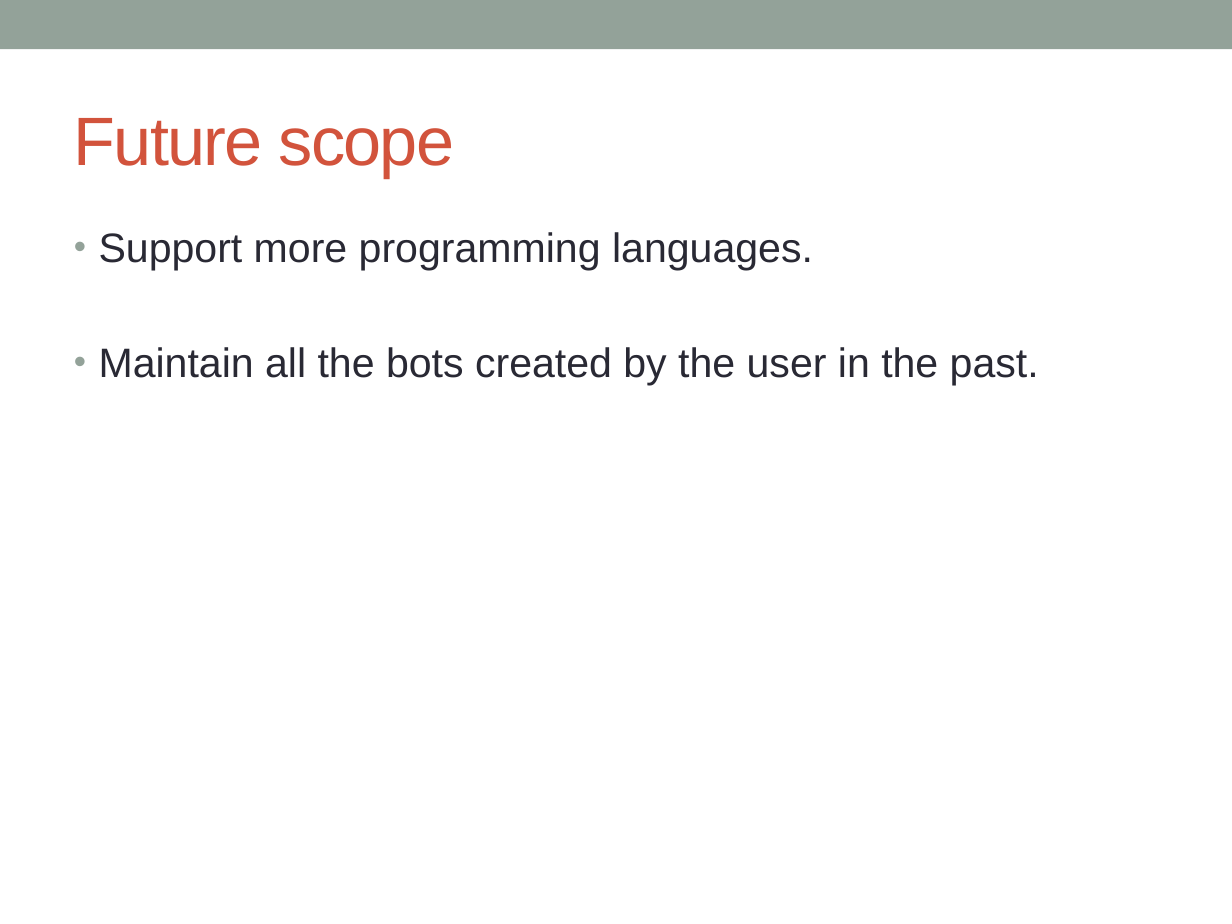
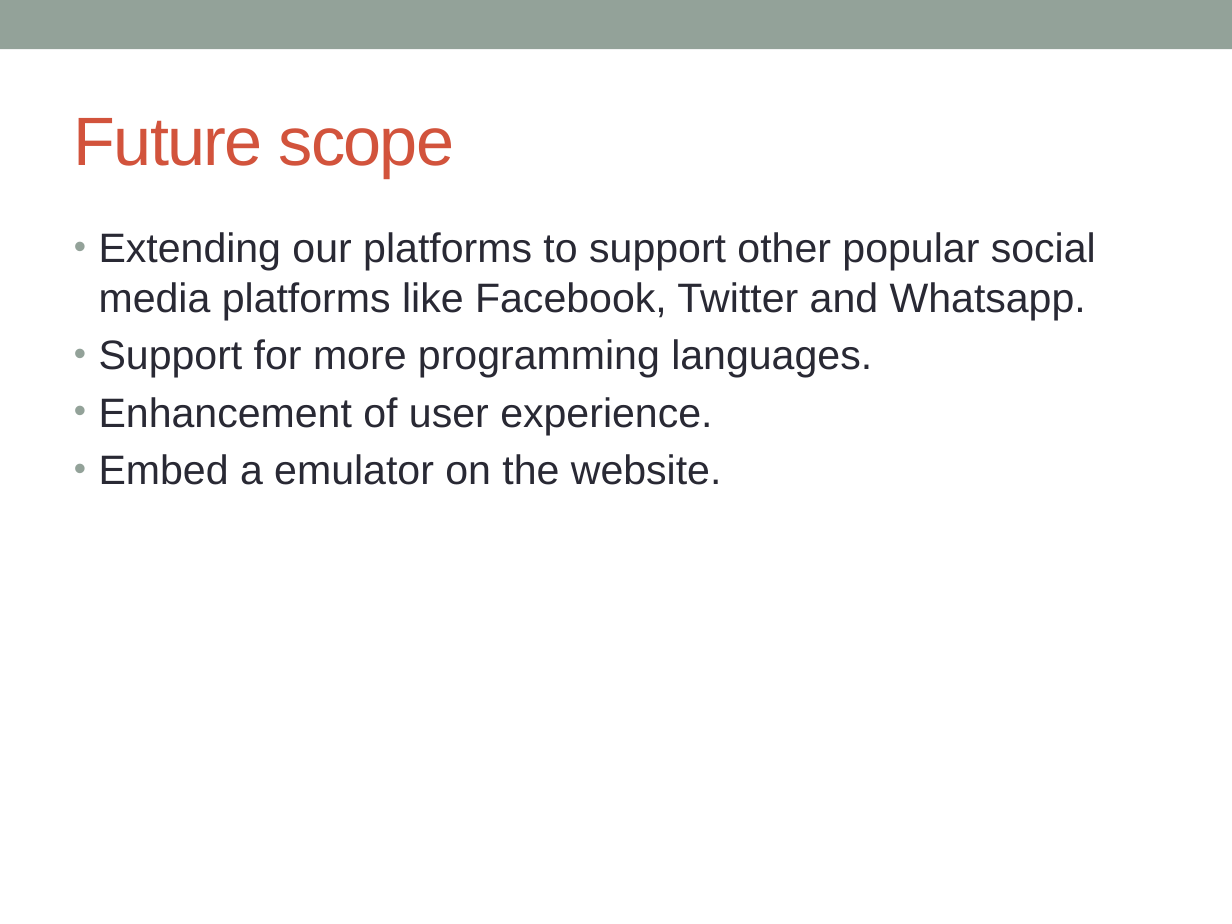
Before and after one commit to SJSU272Lab/Botman, a slide deck: slide 8 of Documents/Presentation.pptx (slide 6 before the commit). Drawn at 1232x924 pixels with LibreOffice and Linux fonts; fonts in the diff are those of the drawing. Boxes give left, top, right and bottom in pixels: in the first picture for what was removed or moved away, otherwise in the second. Text is boxed around its words. In the diff, an @@ line names an element or a change of style, - is before the commit and + after.

```diff
--- a/Documents/Presentation.pptx
+++ b/Documents/Presentation.pptx
@@ text at [99, 232, 1096, 485]: text changed @@
-• Support more programming languages.
-• Maintain all the bots created by the user in the past.
+• Extending our platforms to support other popular social media platforms like Facebook, Twitter and Whatsapp.
+• Support for more programming languages.
+• Enhancement of user experience.
+• Embed a emulator on the website.
```
Also in this commit, not shown: 2 other slides changed, 2 slides added.
